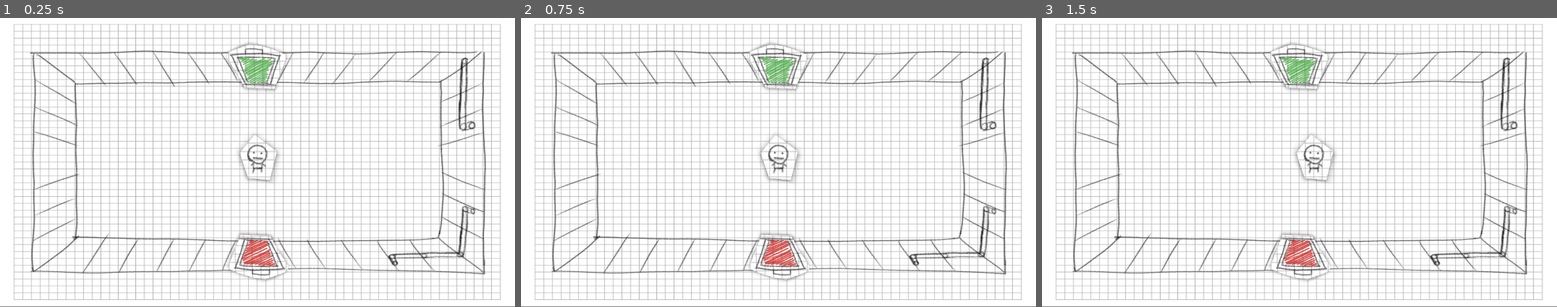
Above: before the commit, frames 1-3 (left to right).
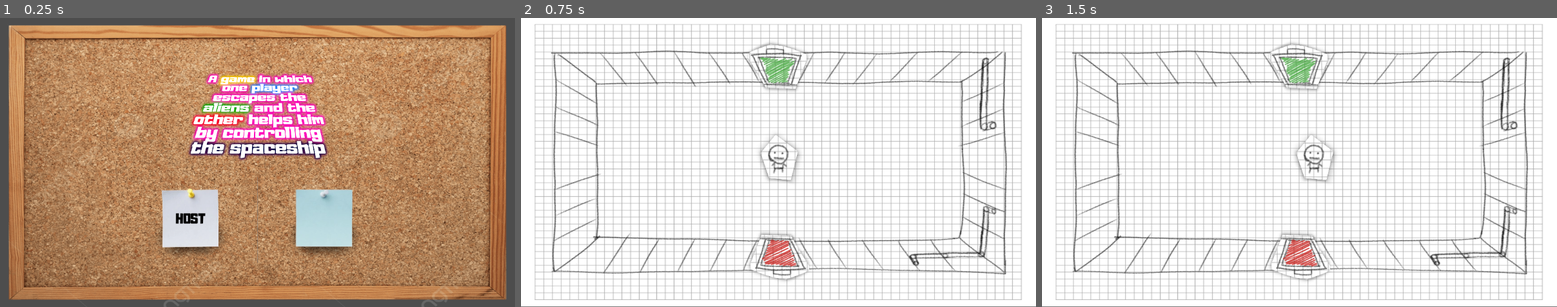
Above: after the commit, the same moments.

Repository: Hadrex0/a-game-in-which-one-player-escapes-the-aliens-and-the-other-helps-him-by-controlling-the-spaceship
Game: Godot game, scene res://scenes/Main Menu.tscn
Same seed, same stepped clock (60 frames per second), same inputs: the game is played once before the commit and once after it. Before the commit the project starts from res://scenes/map/main/dungeon.tscn.
Inputs (mouse positions are in pixels of both pictures, inside the frame that each line leads up to):
- Up to frame 1 (0.25 s): no input
- Up to frame 2 (0.75 s): click (711, 220) at 0.5 s, where only the run after the commit has a clickable "HOST"
- Up to frame 3 (1.5 s): tap Enter at 1.25 s; hold D (move_right) from 1.28 s (still down)

The runs differ from the first frame. In frame 1, 98% of the frame differs, in the area x 0-100%, y 0-100%; in frame 2, nothing differs; in frame 3, nothing differs.

Commit message:
Menu zostawszy stworzoned

Diff:
--- a/project.godot
+++ b/project.godot
@@ -11,7 +11,7 @@
 [application]
 
 config/name="a game in which one player escapes the aliens and the other helps him by controlling the spaceship"
-run/main_scene="uid://d2vyo8wjl5f80"
+run/main_scene="uid://dbed8o5tia3mp"
 config/features=PackedStringArray("4.5", "Mobile")
 config/icon="res://icon.svg"
 
--- /dev/null
+++ b/scenes/Main Menu.tscn
@@ -0,0 +1,109 @@
+[gd_scene load_steps=10 format=3 uid="uid://dbed8o5tia3mp"]
+
+[ext_resource type="Texture2D" uid="uid://jahyski1ymso" path="res://sprites/menu/cork board.png" id="1_estw7"]
+[ext_resource type="Script" uid="uid://dp0gbrxhuaw10" path="res://scenes/main_menu.gd" id="1_im4cs"]
+[ext_resource type="Texture2D" uid="uid://cxxax3vi5cg63" path="res://sprites/menu/board note 1.png" id="2_15uo5"]
+[ext_resource type="FontFile" uid="uid://dxl20ep87cn2d" path="res://assets/fonts/Adumu.ttf" id="2_mslyy"]
+[ext_resource type="Texture2D" uid="uid://bvsk10bq022qf" path="res://sprites/menu/Title.png" id="3_im4cs"]
+[ext_resource type="Texture2D" uid="uid://c0ax2mck7vbff" path="res://sprites/menu/board note 5.png" id="3_mslyy"]
+[ext_resource type="Texture2D" uid="uid://c4u2c0s6rsgwg" path="res://sprites/menu/board note 3.png" id="4_im4cs"]
+[ext_resource type="Texture2D" uid="uid://c7tf40w1gtlvn" path="res://sprites/menu/board note 2.png" id="5_chhbp"]
+
+[sub_resource type="Theme" id="Theme_chhbp"]
+default_font = ExtResource("2_mslyy")
+default_font_size = 40
+label/fonts/Menu_Font = ExtResource("2_mslyy")
+
+[node name="MainMenu" type="Control"]
+layout_mode = 3
+anchors_preset = 15
+anchor_right = 1.0
+anchor_bottom = 1.0
+grow_horizontal = 2
+grow_vertical = 2
+script = ExtResource("1_im4cs")
+
+[node name="Tablica" type="TextureRect" parent="."]
+layout_mode = 1
+anchors_preset = 15
+anchor_right = 1.0
+anchor_bottom = 1.0
+grow_horizontal = 2
+grow_vertical = 2
+texture = ExtResource("1_estw7")
+expand_mode = 3
+
+[node name="Wyśrodkowanie" type="MarginContainer" parent="."]
+layout_mode = 1
+anchors_preset = 15
+anchor_right = 1.0
+anchor_bottom = 1.0
+grow_horizontal = 2
+grow_vertical = 2
+theme_override_constants/margin_left = 200
+theme_override_constants/margin_top = 100
+theme_override_constants/margin_right = 200
+theme_override_constants/margin_bottom = 100
+
+[node name="Podział" type="VBoxContainer" parent="Wyśrodkowanie"]
+layout_mode = 2
+
+[node name="Tytuł" type="Label" parent="Wyśrodkowanie/Podział"]
+visible = false
+layout_mode = 2
+size_flags_vertical = 3
+theme = SubResource("Theme_chhbp")
+theme_type_variation = &"HeaderLarge"
+theme_override_colors/font_color = Color(0, 0, 0, 1)
+theme_override_colors/font_outline_color = Color(1, 1, 1, 1)
+text = "A GAME IN WHICH
+ONE PLAYER ESCAPES THE ALIENS
+AND THE OTHER HELPS HIM
+BY CONTROLLING THE SPACESHIP"
+horizontal_alignment = 1
+vertical_alignment = 1
+clip_text = true
+text_overrun_behavior = 2
+
+[node name="Title" type="TextureRect" parent="Wyśrodkowanie/Podział"]
+layout_mode = 2
+size_flags_vertical = 3
+texture = ExtResource("3_im4cs")
+expand_mode = 1
+stretch_mode = 5
+
+[node name="Przyciski" type="HBoxContainer" parent="Wyśrodkowanie/Podział"]
+layout_mode = 2
+alignment = 1
+
+[node name="HOST" type="TextureButton" parent="Wyśrodkowanie/Podział/Przyciski"]
+layout_mode = 2
+texture_normal = ExtResource("2_15uo5")
+texture_pressed = ExtResource("3_mslyy")
+texture_hover = ExtResource("4_im4cs")
+
+[node name="HOST" type="Label" parent="Wyśrodkowanie/Podział/Przyciski/HOST"]
+layout_mode = 1
+anchors_preset = 15
+anchor_right = 1.0
+anchor_bottom = 1.0
+grow_horizontal = 2
+grow_vertical = 2
+theme_type_variation = &"HeaderLarge"
+theme_override_colors/font_color = Color(0, 0, 0, 1)
+theme_override_fonts/font = ExtResource("2_mslyy")
+text = "HOST"
+horizontal_alignment = 1
+vertical_alignment = 1
+
+[node name="VSeparator" type="VSeparator" parent="Wyśrodkowanie/Podział/Przyciski"]
+layout_mode = 2
+theme_override_constants/separation = 100
+
+[node name="JOIN" type="TextureButton" parent="Wyśrodkowanie/Podział/Przyciski"]
+layout_mode = 2
+texture_normal = ExtResource("5_chhbp")
+texture_pressed = ExtResource("3_mslyy")
+texture_hover = ExtResource("4_im4cs")
+
+[connection signal="button_up" from="Wyśrodkowanie/Podział/Przyciski/HOST" to="." method="_on_host_button_up"]
--- /dev/null
+++ b/scenes/main_menu.gd
@@ -0,0 +1,5 @@
+extends Control
+
+
+func _on_host_button_up() -> void:
+	get_tree().change_scene_to_file("res://scenes/map/main/dungeon.tscn")
Binary file added: assets/fonts/Adumu-Inline.ttf
Not shown, added: assets/fonts/Adumu-Inline.ttf.import
Binary file added: assets/fonts/Adumu.ttf
Not shown, added: assets/fonts/Adumu.ttf.import
Binary file added: assets/fonts/Magnifico Daytime ITC Std Regular.otf
Not shown, added: assets/fonts/Magnifico Daytime ITC Std Regular.otf.import
Not shown, added: scenes/main_menu.gd.uid
Binary file added: sprites/menu/Title.png
Not shown, added: sprites/menu/Title.png.import
Binary file added: sprites/menu/board note 1.png
Not shown, added: sprites/menu/board note 1.png.import
Binary file added: sprites/menu/board note 2.png
(and 9 more such lines)
